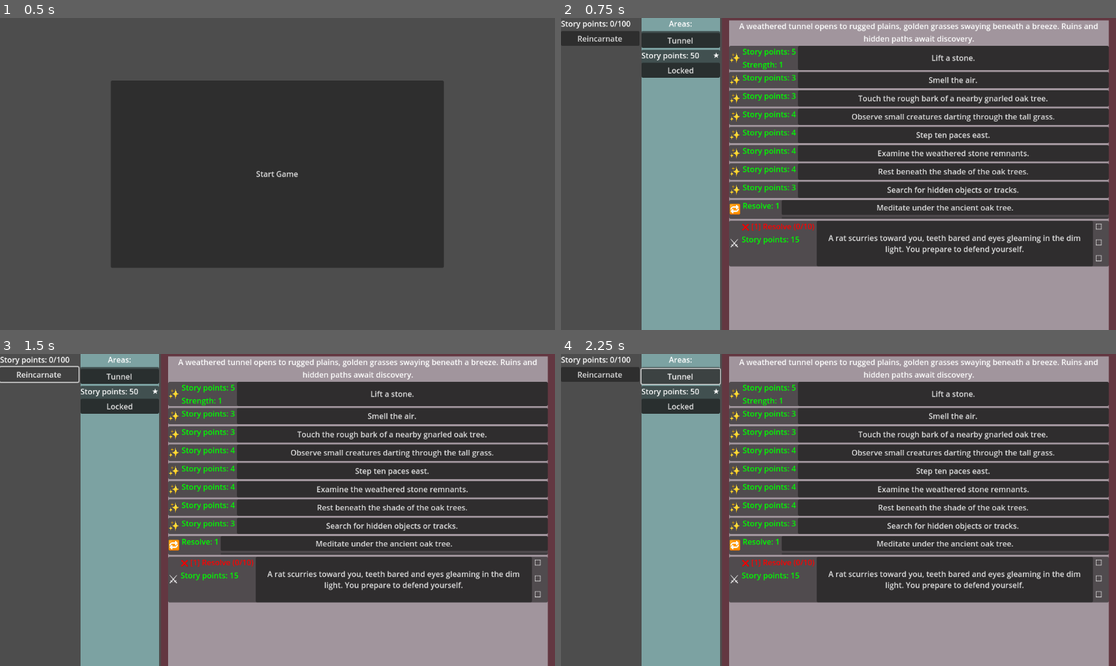
Above: before the commit, frames 1-4 (two rows, left to right).
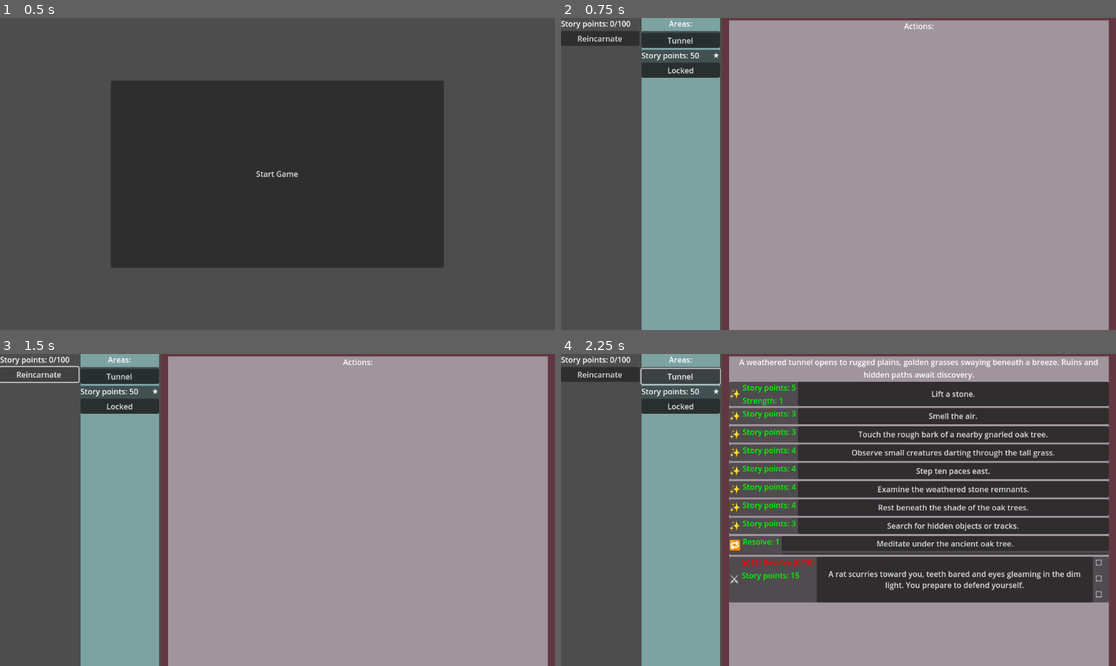
Above: after the commit, the same moments.

Repository: snipercup/Incremental-Chronicles
Game: Godot game, scene res://Scenes/main_menu.tscn
Two runs of this game, one before a commit and one after it. Both use one fixed random seed, a clock stepped at 60 frames per second and the inputs below.
Inputs:
- Up to frame 1 (0.5 s): no input
- Up to frame 2 (0.75 s): click "Start Game" at 0.5 s
- Up to frame 3 (1.5 s): click "Reincarnate" at 1.25 s
- Up to frame 4 (2.25 s): click "Tunnel" at 2 s

Frame 1 is identical in both runs. In frame 2, 45% of the frame differs, in the area x 30-99%, y 1-80%; in frame 3, 45%; in frame 4, nothing differs.

Commit message:
Add special area

Diff:
--- a/Scenes/incremental_chronicle.tscn
+++ b/Scenes/incremental_chronicle.tscn
@@ -7,6 +7,7 @@
 [ext_resource type="Script" uid="uid://d1354ddbnb5hl" path="res://Scripts/storyaction/ui/action_list_ui.gd" id="4_67ln1"]
 [ext_resource type="Script" uid="uid://dvjyty3xttj0o" path="res://Scripts/storyarea/area_list_ui.gd" id="4_73alp"]
 [ext_resource type="PackedScene" uid="uid://ctfsl70gr5fnl" path="res://Scenes/story_area_ui.tscn" id="5_miw6j"]
+[ext_resource type="Script" uid="uid://65vu38ks7n5i" path="res://Scripts/storyarea/special_area_list_ui.gd" id="7_onqyn"]
 
 [sub_resource type="StyleBoxFlat" id="StyleBoxFlat_3uyo8"]
 bg_color = Color(0.485472, 0.633449, 0.633375, 1)
@@ -92,6 +93,32 @@
 story_area_ui_scene = ExtResource("5_miw6j")
 resource_manager = NodePath("../../../PlayerStats/ResourceManager")
 
+[node name="SpecialAreasPanelContainer" type="PanelContainer" parent="MainWindow"]
+visible = false
+layout_mode = 2
+size_flags_horizontal = 3
+size_flags_stretch_ratio = 0.2
+theme_override_styles/panel = SubResource("StyleBoxFlat_3uyo8")
+
+[node name="AreasVBoxContainer" type="VBoxContainer" parent="MainWindow/SpecialAreasPanelContainer"]
+layout_mode = 2
+size_flags_stretch_ratio = 0.2
+
+[node name="AreasLabel" type="Label" parent="MainWindow/SpecialAreasPanelContainer/AreasVBoxContainer"]
+layout_mode = 2
+text = "Areas:"
+horizontal_alignment = 1
+
+[node name="AreaList" type="VBoxContainer" parent="MainWindow/SpecialAreasPanelContainer/AreasVBoxContainer" node_paths=PackedStringArray("action_list", "resource_manager")]
+layout_mode = 2
+size_flags_horizontal = 3
+size_flags_vertical = 3
+size_flags_stretch_ratio = 0.2
+script = ExtResource("7_onqyn")
+action_list = NodePath("../../../ActionsPanelContainer/ActionsVBoxContainer/ScrollContainer/ActionList")
+story_area_ui_scene = ExtResource("5_miw6j")
+resource_manager = NodePath("../../../PlayerStats/ResourceManager")
+
 [node name="ActionsPanelContainer" type="PanelContainer" parent="MainWindow"]
 layout_mode = 2
 size_flags_horizontal = 3
--- a/Scripts/incremental_chronicle.gd
+++ b/Scripts/incremental_chronicle.gd
@@ -6,3 +6,5 @@
 
 func _ready():
 	helper.initialize()
+	print_debug("game started")
+	SignalBroker.game_started.emit()
--- a/Scripts/signal_broker.gd
+++ b/Scripts/signal_broker.gd
@@ -34,3 +34,7 @@
 # Signal to emit when resources are updated
 @warning_ignore("unused_signal")
 signal resources_updated(resource_manager: Label)
+
+# Signal to emit when the game is started
+@warning_ignore("unused_signal")
+signal game_started()
--- a/Scripts/storyaction/data/story_action.gd
+++ b/Scripts/storyaction/data/story_action.gd
@@ -56,9 +56,9 @@
 
 	# If there are appear requirements, set state to hidden
 	if not appear_requirements.is_empty():
-		set_state(State.HIDDEN)
+		state = State.HIDDEN
 	else:
-		set_state(State.VISIBLE)
+		state = State.VISIBLE
 
 	# Connect to the hidden_resources_updated signal
 	SignalBroker.hidden_resources_updated.connect(_on_hidden_resources_updated)
--- a/Scripts/storyaction/ui/action_list_ui.gd
+++ b/Scripts/storyaction/ui/action_list_ui.gd
@@ -15,7 +15,7 @@
 	# Connect to the action_activated signal
 	SignalBroker.action_activated.connect(_on_action_activated)
 	SignalBroker.action_removed.connect(_on_action_removed)
-	SignalBroker.action_state_changed.connect(_on_action_state_changed)
+	SignalBroker.game_started.connect(_on_game_started)
 
 # Setter for area
 func set_area(value: StoryArea) -> void:
@@ -33,7 +33,6 @@
 	if area and not area.action_added.is_connected(_on_action_added):
 		area.action_added.connect(_on_action_added)
 	_update_story_actions()
-
 
 
 # Function to update story actions when area is set
@@ -75,5 +74,11 @@
 func _on_action_added(_myarea: StoryArea) -> void:
 	_update_story_actions()
 
+# Function to handle game_started signal
+func _on_game_started() -> void:
+	# Connect to the action_state_changed signal
+	if not SignalBroker.action_state_changed.is_connected(_on_action_state_changed):
+		SignalBroker.action_state_changed.connect(_on_action_state_changed)
+
 func get_active_action() -> StoryAction:
 	return active_action
--- a/Scripts/storyarea/area_list_ui.gd
+++ b/Scripts/storyarea/area_list_ui.gd
@@ -37,10 +37,6 @@
 		if area.get_visibility_state() == StoryArea.VisibilityState.VISIBLE:
 			_add_area_to_ui(area)
 
-	# Set the first area again if one remains
-	if area_list.size() > 0:
-		action_list.set_area(area_list[0])
-
 # Add a StoryArea to the UI
 func _add_area_to_ui(area: StoryArea) -> void:
 	if story_area_ui_scene:
@@ -62,84 +58,20 @@
 			_refresh_area_list()
 	action_list.set_area(control.get_area())
 
-# Get a random unlocked area
-func get_random_area() -> StoryArea:
-	# Filter out only unlocked areas
-	var unlocked_areas = area_list.filter(func(area):
-		return area.get_state() == StoryArea.State.UNLOCKED
-	)
-
-	# Return a random unlocked area if available
-	if unlocked_areas.size() > 0:
-		return unlocked_areas.pick_random()
-
-	return null  # Return null if no unlocked areas are available
-
-
-# Finalize the creation of an area and add it to the list
-func finalize_area(myname: String, description: String) -> StoryArea:
-	var new_area = _create_story_area(myname, description)
-	print_debug("Adding new area: %s" % myname)
-	area_list.append(new_area)
-	_refresh_area_list()
-	area_created.emit(new_area)
-	return new_area
-
 # Calculate the tier based on story points
 func _calculate_tier() -> int:
 	if resource_manager:
 		return min(resource_manager.story_points / 100, 1)
 	return 1
 
-# Create a StoryArea instance
-func _create_story_area(myname: String, description: String) -> StoryArea:
-	var tier: int = _calculate_tier()
-	var new_area = StoryArea.new()
-	new_area.set_name(myname)
-	new_area.set_description(description)
-	new_area.set_tier(tier)
-
-	# Increment story point requirement based on the number of existing areas
-	var requirement = area_list.size() * 10#0
-	new_area.set_story_point_requirement(requirement)
-	return new_area
-
-# When a new area has been generated, extract the name and description
-func _on_area_generated(area: String):
-	# Attempt to parse the area string into a dictionary
-	var area_data: Dictionary = JSON.parse_string(area) if area else {}
-	if area_data.is_empty():
-		print("Failed to parse area data from string:", area)
-		return
-
-	# Extract name, description, and actions from the dictionary
-	var myname: String = area_data.get("name", "missing name")
-	var mydescription: String = area_data.get("description", "missing description")
-	var actions: Array = area_data.get("actions", [])
-
-	# Format actions into a readable list
-	if actions.size() > 0:
-		mydescription += "\n\nActions:\n"
-		for action in actions:
-			mydescription += "\t" + action + "\n"
-
-	# Finalize area creation with name and description
-	finalize_area(myname, mydescription)
-
-# Function to check if a new area needs to be created
-func needs_new_area() -> bool:
-	# If any area is locked, no need to create a new area
-	for area in area_list:
-		if area.get_state() == StoryArea.State.LOCKED:
-			return false
-	# If no area is locked, a new area needs to be created
-	return true
-
 # Called when an area is removed from the game
 func _on_area_removed(removed_area: StoryArea) -> void:
 	if removed_area in area_list:
 		area_list.erase(removed_area)
 		_refresh_area_list()
+		# Set the first area again if one remains
+		if area_list.size() > 0:
+			action_list.set_area(area_list[0])
 
 # Called when an area is removed from the game
 func _on_area_visibility_changed(visible_area: StoryArea) -> void:
--- /dev/null
+++ b/Scripts/storyarea/special_area_list_ui.gd
@@ -0,0 +1,60 @@
+extends VBoxContainer
+
+# This script is used by the AreaList Ui control
+# It will update its UI when it receives a list of StoryAreas
+
+# Displays each action for an area
+@export var action_list: VBoxContainer = null
+@export var story_area_ui_scene: PackedScene = null
+@export var resource_manager: Label = null
+const REINCARNATION_AREA = preload("res://Special_areas/reincarnation_area.json")
+
+var area_list: Array[StoryArea] # The data for each area
+
+func _ready() -> void:
+	# Load the reincarnation area at startup
+	var file = FileAccess.open("res://Special_areas/reincarnation_area.json", FileAccess.READ)
+	if file:
+		var content = file.get_as_text()
+		var reincarnation_data = JSON.parse_string(content)
+		if reincarnation_data is Dictionary:
+			var area = StoryArea.new(reincarnation_data)
+			area_list = [area]
+			_refresh_area_list()
+			#action_list.set_area(area)
+		else:
+			print_debug("Failed to parse reincarnation area JSON.")
+		file.close()
+	else:
+		print_debug("Failed to open reincarnation area file.")
+
+
+# Setter for area_list
+func set_area_list(value: Array[StoryArea]) -> void:
+	area_list = value
+	_refresh_area_list()
+
+# Refreshes the UI based on the current area list
+func _refresh_area_list() -> void:
+	print_debug("Refreshing area list")
+	# Remove existing children
+	for child in get_children():
+		child.queue_free()
+
+	# Create UI instances only for visible areas
+	for area in area_list:
+		_add_area_to_ui(area)
+
+# Add a StoryArea to the UI
+func _add_area_to_ui(area: StoryArea) -> void:
+	if story_area_ui_scene:
+		var area_ui = story_area_ui_scene.instantiate()
+		if area_ui.has_method("set_story_area"):
+			area_ui.set_story_area(area)
+		if area_ui.has_signal("area_pressed"):
+			area_ui.area_pressed.connect(_on_area_pressed)
+		add_child(area_ui)
+
+# Handle area pressed signal
+func _on_area_pressed(control: Control) -> void:
+	action_list.set_area(control.get_area())
--- /dev/null
+++ b/Special_areas/reincarnation_area.json
@@ -0,0 +1,48 @@
+{
+  "name": "The Shifting Mirror",
+  "description": "A quiet plane of rippling light, where past lives echo and future potential awaits. Time is suspended here — only decisions remain.",
+  "appear_requirements": {
+	"Reincarnation": 1
+  },
+  "story_actions": [
+	{
+	  "action_type": "free",
+	  "story_text": "You awaken in the mirror-world. Your reflection watches silently.",
+	  "rewards": {},
+	  "permanent_rewards": {
+		"Echoes of the Past": 1
+	  }
+	},
+	{
+	  "action_type": "spend_echoes",
+	  "story_text": "Engrave your memory into the fabric of the world. (Increase Max Story Points)",
+	  "requirements": {
+		"Echoes of the Past": 1
+	  },
+	  "permanent_rewards": {
+		"Max Story Points": 10
+	  }
+	},
+	{
+	  "action_type": "spend_echoes",
+	  "story_text": "Strengthen your foundation. (Increase Base Strength by 1)",
+	  "requirements": {
+		"Echoes of the Past": 1
+	  },
+	  "permanent_rewards": {
+		"Strength": 1
+	  }
+	},
+	{
+	  "action_type": "spend_echoes",
+	  "story_text": "Sharpen your insight. (Increase Perception by 1)",
+	  "requirements": {
+		"Echoes of the Past": 1
+	  },
+	  "permanent_rewards": {
+		"Perception": 1
+	  }
+	}
+  ],
+  "tier": 0
+}
Not shown: 1 places in Scenes/incremental_chronicle.tscn that only renumber resources
Not shown, added: Scripts/storyarea/special_area_list_ui.gd.uid
